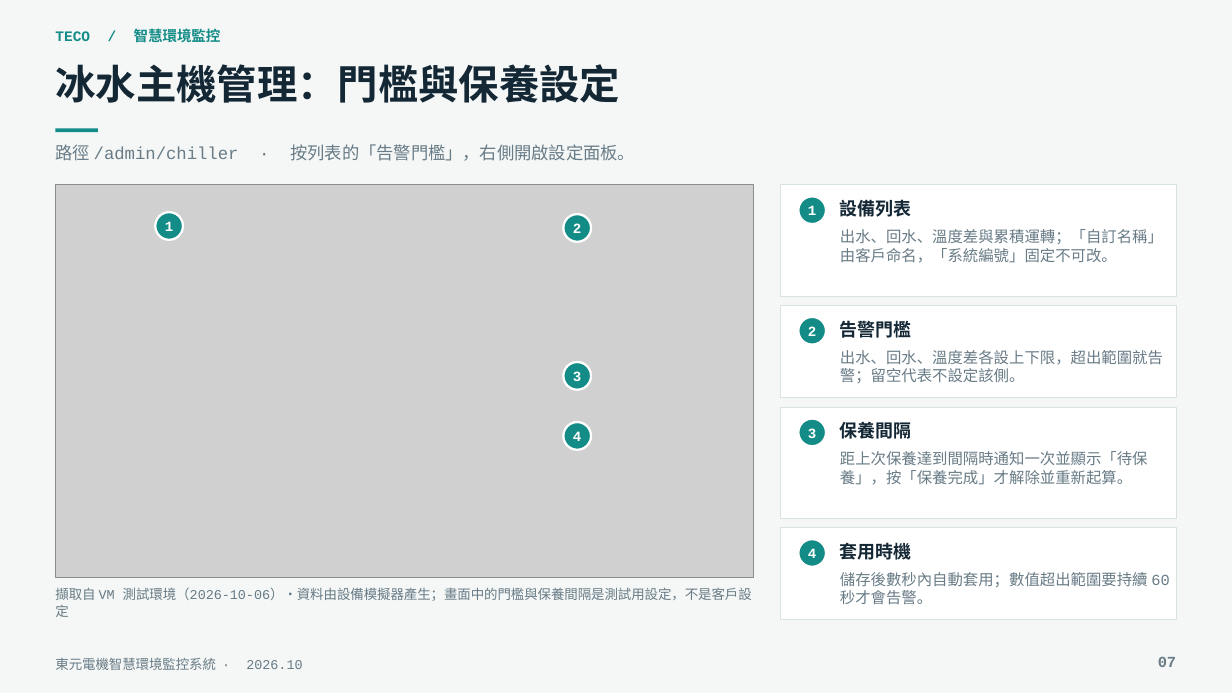
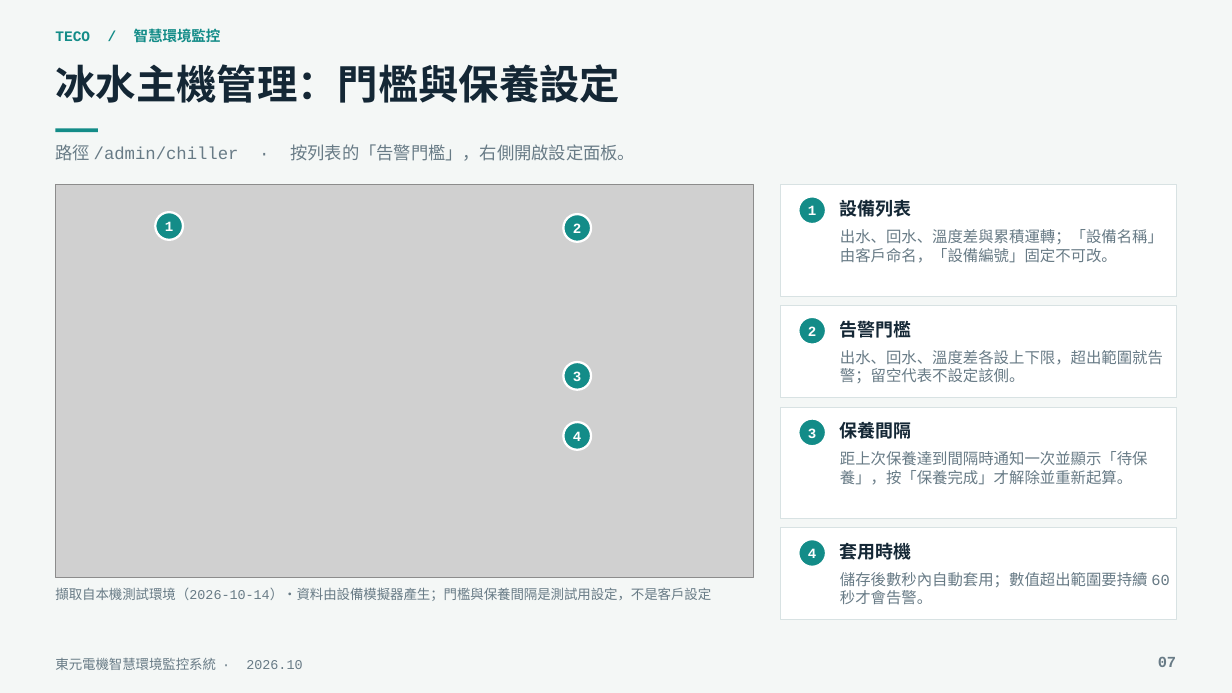
Before and after one commit to jj20375/teco-machinery, a slide deck: slide 7 of docs/TECO_智慧環境監控系統介紹與技術說明.pptx. Drawn at 1232x693 pixels with LibreOffice and Linux fonts; fonts in the diff are those of the drawing; grey boxes stand for pictures. Boxes give left, top, right and bottom in pixels: in the first picture for what was removed or moved away, otherwise in the second. Text is boxed around its words. In the diff, an @@ line names an element or a change of style, - is before the commit and + after.

```diff
--- a/docs/TECO_智慧環境監控系統介紹與技術說明.pptx
+++ b/docs/TECO_智慧環境監控系統介紹與技術說明.pptx
@@ text at bbox=[840, 229, 1163, 263]: text changed @@
-出水、回水、溫度差與累積運轉；「自訂名稱」由客戶命名，「系統編號」固定不可改。
+出水、回水、溫度差與累積運轉；「設備名稱」由客戶命名，「設備編號」固定不可改。
@@ text at bbox=[55, 587, 711, 601]: text changed @@
-擷取自 VM 測試環境（2026-10-06）・資料由設備模擬器產生；畫面中的門檻與保養間隔是測試用設定，不是客戶設定
+擷取自本機測試環境（2026-10-14）・資料由設備模擬器產生；門檻與保養間隔是測試用設定，不是客戶設定
```
Also in this commit, not shown: 25 other slides changed, 1 slide added.
